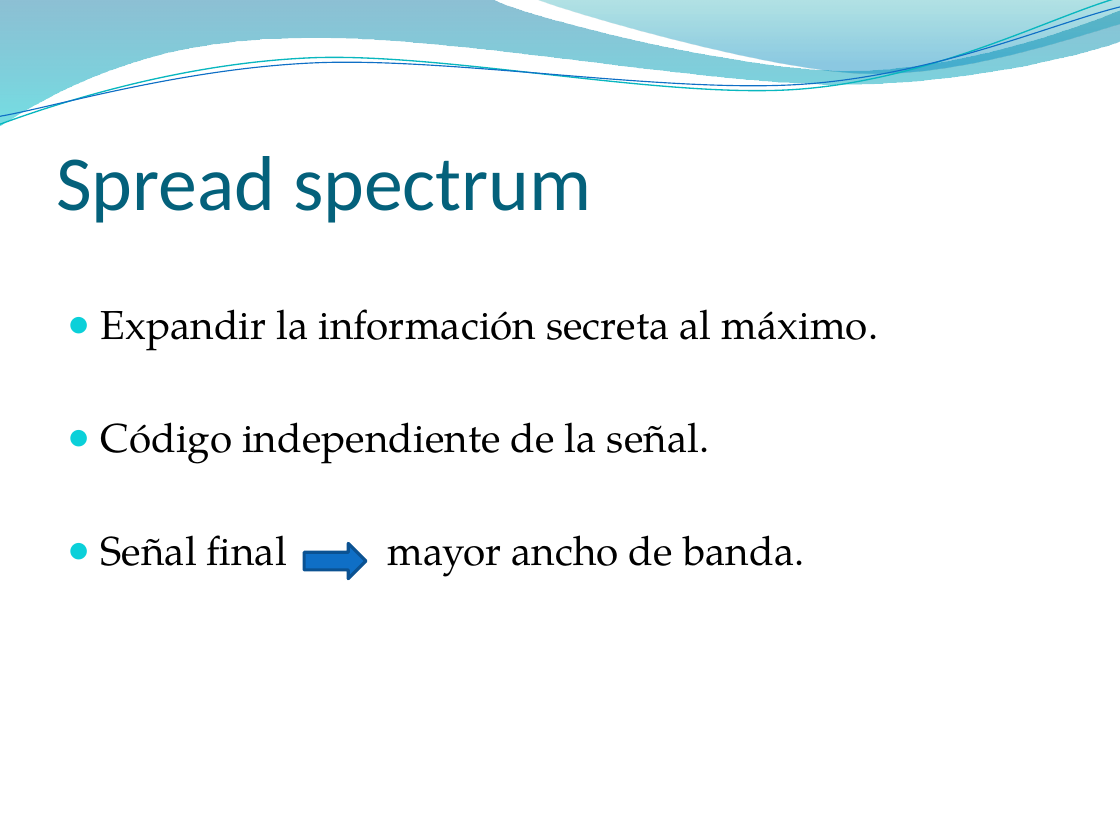
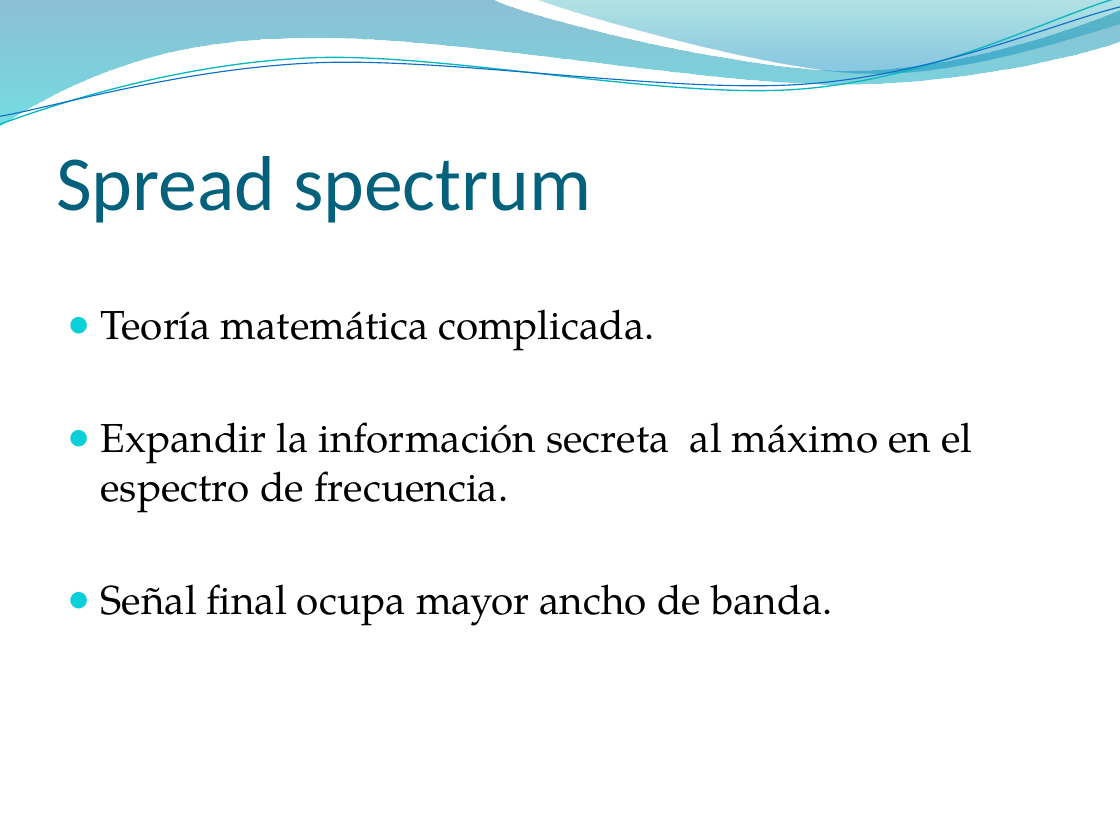
Before and after one commit to pasruiben/esteganografia-criptografia, a slide deck: slide 40 of doc/Ocultar datos en archivos de sonido.pptx (slide 42 before the commit). Drawn at 1120x840 pixels with LibreOffice and Linux fonts; fonts in the diff are those of the drawing; background and template pictures are left out. Boxes give left, top, right and bottom in pixels: in the first picture for what was removed or moved away, otherwise in the second. Text is boxed around its words. In the diff, an @@ line names an element or a change of style, - is before the commit and + after.

```diff
--- a/doc/Ocultar datos en archivos de sonido.pptx
+++ b/doc/Ocultar datos en archivos de sonido.pptx
@@ text at (x1=101, y1=309, x2=972, y2=626): text changed @@
-● Expandir la información secreta al máximo.
-● Código independiente de la señal.
-● Señal final mayor ancho de banda.
+● Teoría matemática complicada.
+● Expandir la información secreta al máximo en el espectro de frecuencia.
+● Señal final ocupa mayor ancho de banda.
@@ right arrow removed at (x1=305, y1=543, x2=366, y2=578) @@
```
Also in this commit, not shown: 32 other slides changed, 4 slides added, 4 slides removed.
